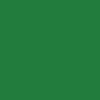
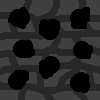
The second w=100, h=100 image is a revision of the first. Changes to its layers:
added group "V1 Assets" with 9 layers above "Basic Assets" over [0, 0, 100, 100]
added layer "Coal" (1st of 2, in "V1 Assets") in group "V1 Assets" over [0, 0, 100, 100]
hid "Grass" (2nd of 2, in "Basic Assets"), moved it into group "Basic Assets" over [0, 0, 100, 100]
hid "Background" over [0, 0, 100, 100]
